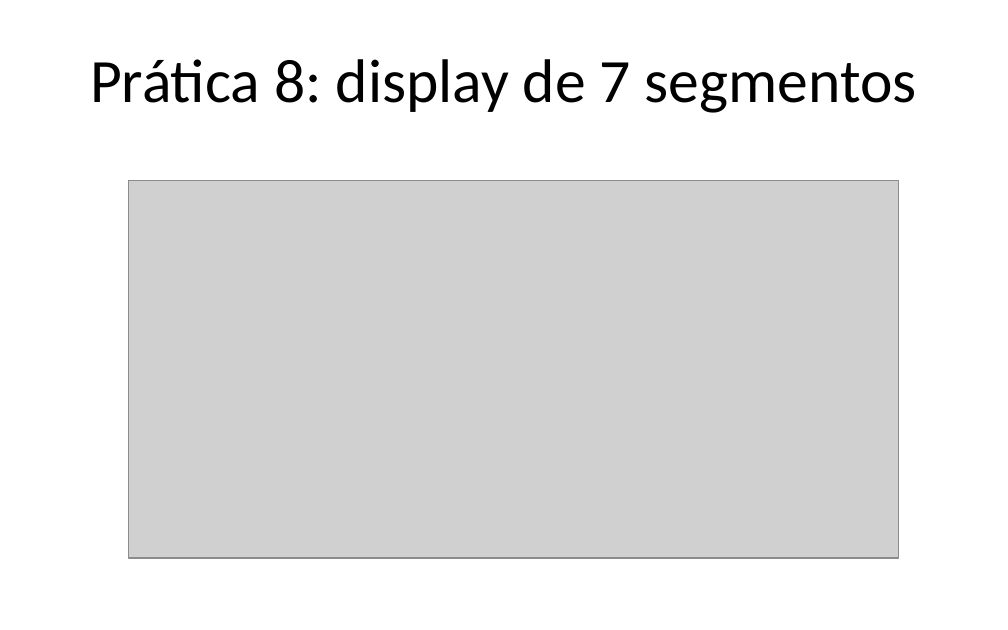
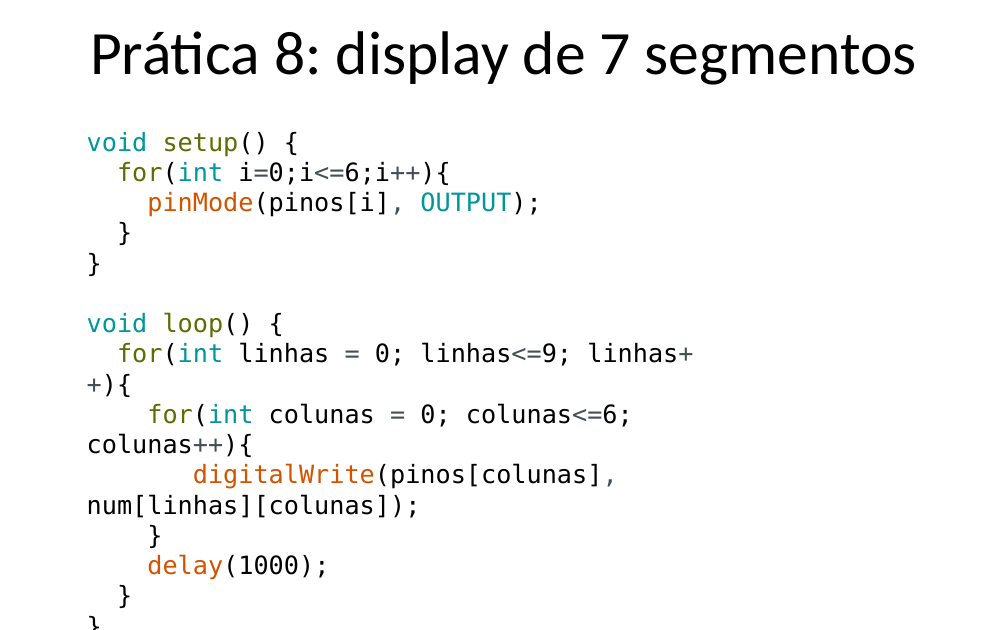
Before and after one commit to Gabrielgps25/Voluntariado-Arduino-Alpha, a slide deck: slide 33 of apresentacaoDeApoioArduinoIVoluntarios.pptx (slide 32 before the commit). Drawn at 1008x630 pixels with LibreOffice and Linux fonts; fonts in the diff are those of the drawing; grey boxes stand for pictures. Boxes give left, top, right and bottom in pixels: in the first picture for what was removed or moved away, otherwise in the second. Text is boxed around its words. In the diff, an @@ line names an element or a change of style, - is before the commit and + after.

```diff
--- a/apresentacaoDeApoioArduinoIVoluntarios.pptx
+++ b/apresentacaoDeApoioArduinoIVoluntarios.pptx
@@ title "Prática 8: display de 7 ...": place and size @@
-title "Prática 8: display de 7 ..." at (90,59,917,113)
+title "Prática 8: display de 7 ..." at (90,31,917,85)
@@ text added at (87,162,693,580), 18 pt, text #000000 @@
+void setup() {
+for(int i=0;i<=6;i++){
+pinMode(pinos[i], OUTPUT);
+}
+}
+void loop() {
+for(int linhas = 0; linhas<=9; linhas++){
+for(int colunas = 0; colunas<=6; colunas++){
+digitalWrite(pinos[colunas], num[linhas][colunas]);
+}
+delay(1000);
+}
+}
@@ picture removed at (128,180,898,558) @@
```
Also in this commit, not shown: 20 other slides changed, 3 slides added, 2 other files.
